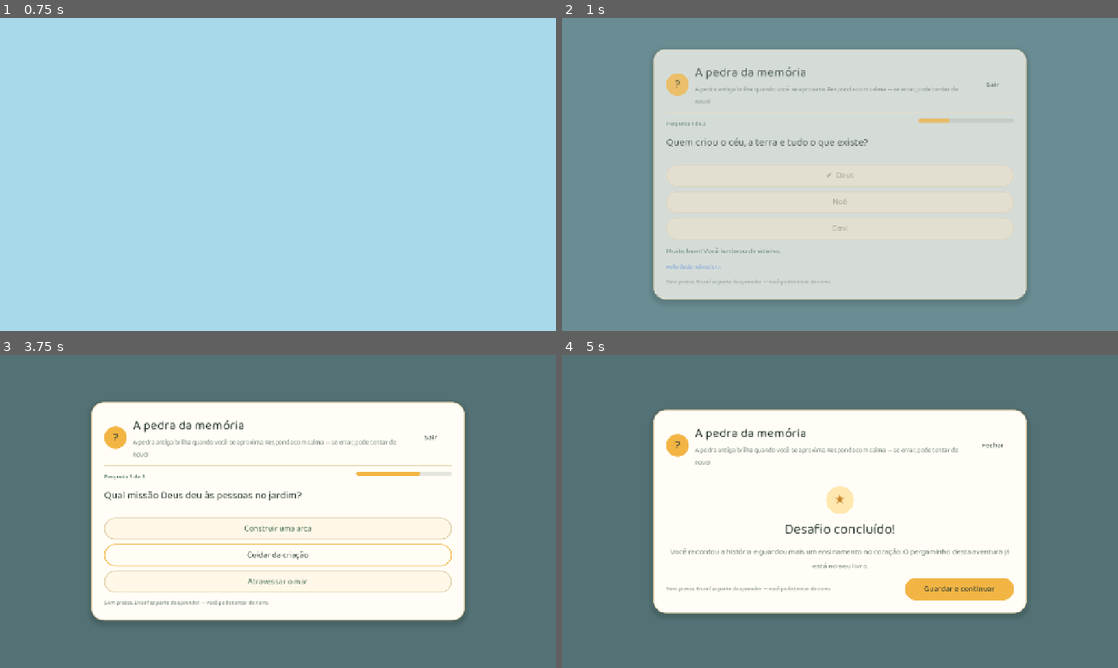
Above: before the commit, frames 1-4 (two rows, left to right).
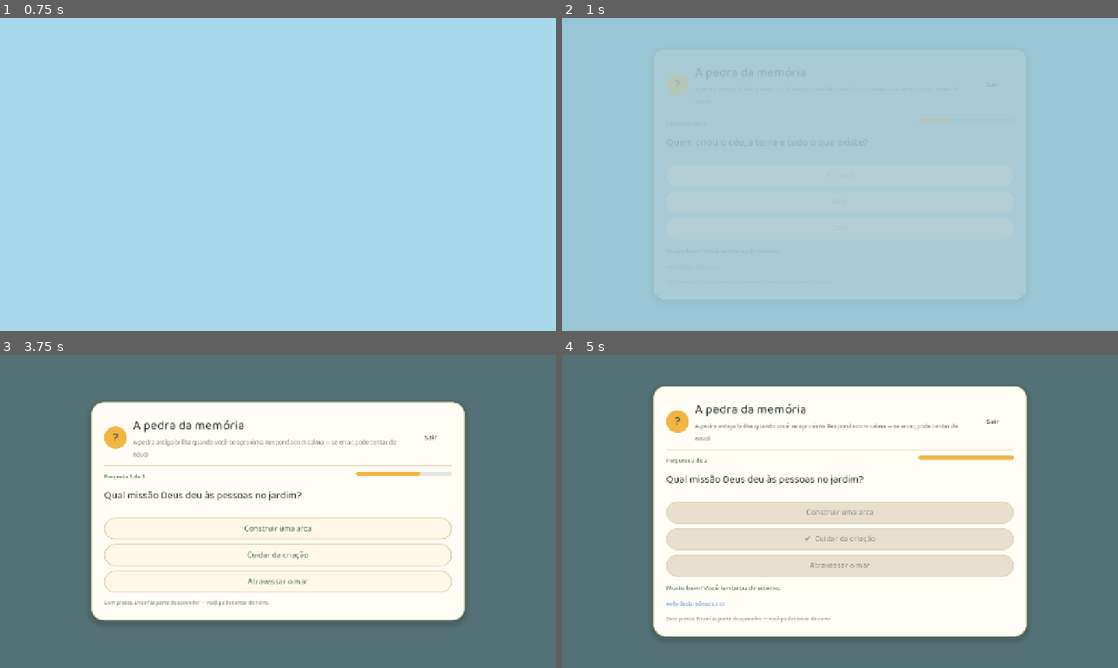
Above: after the commit, the same moments.

Repository: mateuscpa2026/aventuras-biblicas-jornada-da-fe
Game: Godot game, scene res://tests/smoke_test.tscn
Same seed, same stepped clock (60 frames per second), same inputs: the game is played once before the commit and once after it. This scene is started directly instead of the project's main scene. Sound files missing from this copy of the repository are replaced by a short silence.
Inputs (mouse positions are in pixels of both pictures, inside the frame that each line leads up to):
- Up to frame 1 (0.75 s): tap Enter (ui_accept) at 0.5 s; move the mouse to (400, 158) at 0.52 s; hold D (move_right) from 0.53 s (still down); hold E (interact) from 0.53 s (still down); click (400, 158) at 0.67 s
- Up to frame 2 (1 s): keep holding D (move_right); keep holding E (interact); tap Space (jump) at 0.77 s
- Up to frame 3 (3.75 s): tap Space (jump) at 1.07, 1.52, 1.82, 3.02, 3.32 s; move the mouse to (166, 527) at 1.27 s; release D (move_right) at 1.28 s; release E (interact) at 1.28 s; hold S (move_back) 1.28-2.03 s; tap Shift (run) at 1.35 s; tap Enter (ui_accept) at 2, 2.75, 3.5 s; move the mouse to (333, 442) at 2.02 s; hold D (move_right) 2.03-2.78 s; click (333, 442) at 2.1 s; move the mouse to (250, 574) at 2.77 s; hold W (move_forward) 2.78-3.53 s; tap E (interact) at 2.85 s; click (250, 574) at 2.92 s; move the mouse to (444, 558) at 3.52 s; hold A (move_left) from 3.53 s (still down); hold Shift (run) from 3.53 s (still down)
- Up to frame 4 (5 s): keep holding A (move_left); tap Space (jump) at 3.77, 4.07, 4.52, 4.82 s; tap Enter (ui_accept) at 4.25 s; move the mouse to (673, 464) at 4.27 s; release Shift (run) at 4.28 s; click (673, 464) at 4.35 s

Frame 1 is identical in both runs. In frame 2, 100% of the frame differs, in the area x 0-100%, y 0-100%; in frame 3, 0.5%; in frame 4, 29%.

Commit message:
Tela de conclusão cabe na janela e o jogador não atravessa cenário
O cartão de capítulo concluído virou área rolável com altura limitada: em
1280x720 ele mede 582-610 px e os dois botões do rodapé ficam visíveis.
Arbustos ganharam colisor cilíndrico e cada montanha um corpo estático, então
matos, pedras e morros bloqueiam o personagem como árvores já bloqueavam.

Diff:
--- a/scripts/ui/chapter_complete.gd
+++ b/scripts/ui/chapter_complete.gd
@@ -17,6 +17,8 @@
 var _reward_title: Label
 var _reward_text: Label
 var _next_button: Button
+var _card: PanelContainer
+var _scroll: ScrollContainer
 var _open := false
 
 func _ready() -> void:
@@ -25,31 +27,35 @@
 	mouse_filter = Control.MOUSE_FILTER_STOP
 	process_mode = Node.PROCESS_MODE_ALWAYS
 	_build()
+	get_viewport().size_changed.connect(_fit)
 
 func _build() -> void:
 	UIKit.dim(self)
 	var center := CenterContainer.new()
 	UIKit.full_rect(center)
 	add_child(center)
-	var card := UIKit.panel(UIKit.CARD, 28, 30, Color("#e0cfa8"))
-	card.custom_minimum_size = Vector2(760, 0)
-	center.add_child(card)
-	var box := UIKit.vbox(11)
-	card.add_child(box)
+	_scroll = ScrollContainer.new()
+	_scroll.horizontal_scroll_mode = ScrollContainer.SCROLL_MODE_DISABLED
+	center.add_child(_scroll)
+	_card = UIKit.panel(UIKit.CARD, 24, 22, Color("#e0cfa8"))
+	_card.custom_minimum_size = Vector2(720, 0)
+	_scroll.add_child(_card)
+	var box := UIKit.vbox(9)
+	_card.add_child(box)
 
 	var top_row := UIKit.hbox(10)
 	var badge := UIKit.badge("CAPÍTULO CONCLUÍDO", Color("#dcefdc"), Color("#2f5c3b"), 13)
 	top_row.add_child(badge)
 	_badge_label = badge.get_child(0) as Label
 	top_row.add_child(UIKit.stretch_spacer())
-	var stars := UIKit.label("✦  ✦  ✦", 20, UIKit.AMBER, 700)
+	var stars := UIKit.label("✦  ✦  ✦", 18, UIKit.AMBER, 700)
 	top_row.add_child(stars)
 	box.add_child(top_row)
 
-	_title = UIKit.label("", 38, UIKit.INK, 700, true)
+	_title = UIKit.label("", 32, UIKit.INK, 700, true)
 	_title.horizontal_alignment = HORIZONTAL_ALIGNMENT_CENTER
 	box.add_child(_title)
-	_subtitle = UIKit.label("", 16, UIKit.MUTED, 500, true)
+	_subtitle = UIKit.label("", 15, UIKit.MUTED, 500, true)
 	_subtitle.horizontal_alignment = HORIZONTAL_ALIGNMENT_CENTER
 	box.add_child(_subtitle)
 	box.add_child(UIKit.divider(Color("#eadcbd"), 2))
@@ -66,21 +72,22 @@
 	stats.add_child(world_box)
 	box.add_child(stats)
 
-	var learn := UIKit.panel(UIKit.PAPER, 18, 14)
-	var learn_box := UIKit.vbox(3)
+	var learn := UIKit.panel(UIKit.PAPER, 16, 12)
+	var learn_box := UIKit.vbox(2)
 	learn_box.add_child(UIKit.label("O QUE APRENDEMOS", 12, UIKit.AMBER_DEEP, 700))
-	_teaching = UIKit.label("", 17, UIKit.INK, 500, true)
+	_teaching = UIKit.label("", 16, UIKit.INK, 500, true)
 	learn_box.add_child(_teaching)
 	learn.add_child(learn_box)
 	box.add_child(learn)
 
-	var verse_card := UIKit.panel(Color("#f4f7e6"), 18, 14, Color("#dbe4c4"))
+	var verse_card := UIKit.panel(Color("#f4f7e6"), 16, 12, Color("#dbe4c4"))
 	var verse_row := UIKit.hbox(12)
-	var quote := UIKit.label("❝", 28, UIKit.GREEN_LIGHT, 700)
+	var quote := UIKit.label("❝", 26, UIKit.GREEN_LIGHT, 700)
 	quote.vertical_alignment = VERTICAL_ALIGNMENT_TOP
 	verse_row.add_child(quote)
 	var verse_box := UIKit.vbox(2)
-	_verse = UIKit.label("", 17, UIKit.INK, 500, true)
+	verse_box.size_flags_horizontal = Control.SIZE_EXPAND_FILL
+	_verse = UIKit.label("", 16, UIKit.INK, 500, true)
 	verse_box.add_child(_verse)
 	_verse_ref = UIKit.label("", 12, UIKit.MUTED, 600)
 	verse_box.add_child(_verse_ref)
@@ -88,12 +95,13 @@
 	verse_card.add_child(verse_row)
 	box.add_child(verse_card)
 
-	var reward := UIKit.panel(Color("#fff3d6"), 18, 12, Color("#f0dcaa"))
+	var reward := UIKit.panel(Color("#fff3d6"), 16, 10, Color("#f0dcaa"))
 	var reward_row := UIKit.hbox(12)
-	reward_row.add_child(UIKit.icon_circle("★", UIKit.AMBER, UIKit.INK, 40, 19))
+	reward_row.add_child(UIKit.icon_circle("★", UIKit.AMBER, UIKit.INK, 36, 17))
 	var reward_box := UIKit.vbox(1)
+	reward_box.size_flags_horizontal = Control.SIZE_EXPAND_FILL
 	_reward_title = UIKit.label("NOVA JORNADA DESBLOQUEADA", 11, UIKit.AMBER_DEEP, 700)
-	_reward_text = UIKit.label("", 16, UIKit.INK, 600, true)
+	_reward_text = UIKit.label("", 15, UIKit.INK, 600, true)
 	reward_box.add_child(_reward_title)
 	reward_box.add_child(_reward_text)
 	reward_row.add_child(reward_box)
@@ -101,22 +109,29 @@
 	box.add_child(reward)
 
 	var footer := UIKit.hbox(12)
-	var menu_button := UIKit.button("Mapa dos capítulos", "soft", 17)
-	menu_button.custom_minimum_size = Vector2(0, 48)
+	var menu_button := UIKit.button("Mapa dos capítulos", "soft", 16)
+	menu_button.custom_minimum_size = Vector2(0, 46)
 	menu_button.pressed.connect(_on_menu)
 	footer.add_child(menu_button)
-	_next_button = UIKit.button("Continuar jornada", "primary", 19)
-	_next_button.custom_minimum_size = Vector2(0, 48)
+	_next_button = UIKit.button("Continuar jornada", "primary", 18)
+	_next_button.custom_minimum_size = Vector2(0, 46)
 	_next_button.pressed.connect(_on_next)
 	footer.add_child(_next_button)
 	box.add_child(footer)
+	_fit()
+
+## Cartão maior que a janela vira área rolável; assim os botões nunca somem.
+func _fit() -> void:
+	var wanted := _card.get_combined_minimum_size().y
+	var limit := get_viewport_rect().size.y - 36.0
+	_scroll.custom_minimum_size = Vector2(0.0, minf(wanted, maxf(limit, 240.0)))
 
 func _stat_box(value: String, label_text: String, color: Color) -> PanelContainer:
-	var panel := UIKit.panel(UIKit.CREAM, 16, 10, Color("#eadcbd"))
-	panel.custom_minimum_size = Vector2(180, 0)
+	var panel := UIKit.panel(UIKit.CREAM, 14, 8, Color("#eadcbd"))
+	panel.custom_minimum_size = Vector2(168, 0)
 	var box := UIKit.vbox(0)
 	box.alignment = BoxContainer.ALIGNMENT_CENTER
-	var value_label := UIKit.label(value, 22, color, 700)
+	var value_label := UIKit.label(value, 20, color, 700)
 	value_label.horizontal_alignment = HORIZONTAL_ALIGNMENT_CENTER
 	box.add_child(value_label)
 	var text_label := UIKit.label(label_text, 11, UIKit.MUTED, 600)
@@ -151,6 +166,8 @@
 		_reward_title.text = "NOVA JORNADA DESBLOQUEADA"
 		_reward_text.text = "%s  ·  %s" % [str(next.get("title", "")), str(next.get("subtitle", ""))]
 		_next_button.text = "Continuar jornada"
+	_scroll.scroll_vertical = 0
+	call_deferred("_fit")
 	modulate.a = 0.0
 	var tween := create_tween()
 	tween.set_pause_mode(Tween.TWEEN_PAUSE_PROCESS)
--- a/scripts/worlds/env_builder.gd
+++ b/scripts/worlds/env_builder.gd
@@ -97,6 +97,16 @@
 		var sz := randf_range(10.0, 20.0)
 		Props.part(hill, Props.sphere_mesh(1.0, 10, 5), Props.mat(base_color.lightened(randf_range(-0.05, 0.08)), 1.0),
 			Vector3.ZERO, Vector3(0, randf_range(0, 360), 0), Vector3(sx, sy, sz))
+		var body := StaticBody3D.new()
+		body.collision_layer = 1
+		body.collision_mask = 0
+		var shape_node := CollisionShape3D.new()
+		var cylinder := CylinderShape3D.new()
+		cylinder.radius = minf(sx, sz) * 0.85
+		cylinder.height = sy * 1.9
+		shape_node.shape = cylinder
+		body.add_child(shape_node)
+		hill.add_child(body)
 		shadows_off(hill)
 		root.add_child(hill)
 
--- a/scripts/worlds/props.gd
+++ b/scripts/worlds/props.gd
@@ -560,6 +560,7 @@
 	add_merged(root, base, leaf_mat(color), "Bush")
 	add_merged(root, light, leaf_mat(color.lightened(0.12)), "BushLight")
 	add_merged(root, berries, mat(Color("#b85f45"), 0.55, 0.1), "Berries")
+	collider_cylinder(root, 0.52, 0.85, Vector3(0, 0.42, 0))
 	root.scale = Vector3.ONE * scale_factor
 	no_shadows(root)
 	return root
--- a/tests/smoke_test.gd
+++ b/tests/smoke_test.gd
@@ -17,6 +17,7 @@
 	await _test_player_looks()
 	await _test_story_cast()
 	await _test_intro_overlay()
+	await _test_chapter_complete()
 	await _test_camera_look()
 	await _test_toast_layer()
 	await _test_quiz_dialog()
@@ -414,6 +415,52 @@
 	overlay.queue_free()
 	await get_tree().process_frame
 
+# ------------------------------------------------------------------ conclusão do capítulo
+
+func _test_chapter_complete() -> void:
+	print("[test] --- conclusão do capítulo ---")
+	var screen := ChapterCompleteScreen.new()
+	add_child(screen)
+	await get_tree().process_frame
+	expect(not screen.visible, "tela de conclusão começa escondida")
+
+	var viewport_height := screen.get_viewport_rect().size.y
+	var signals: Array[String] = []
+	screen.next_requested.connect(func() -> void: signals.append("next"))
+	screen.menu_requested.connect(func() -> void: signals.append("menu"))
+
+	screen.show_chapter(Game.get_chapter("eden"))
+	await get_tree().process_frame
+	await get_tree().process_frame
+	expect(screen.visible, "tela de conclusão aparece ao concluir o capítulo")
+	var card_height := screen._card.get_combined_minimum_size().y
+	expect(card_height <= viewport_height - 16.0,
+		"cartão de conclusão cabe na tela de 720p (%.0f de %.0f px)" % [card_height, viewport_height])
+	expect(not screen._scroll.get_v_scroll_bar().visible, "cartão cabe sem precisar rolar")
+	var buttons := screen.find_children("*", "Button", true, false)
+	expect(buttons.size() == 2, "tela de conclusão tem dois botões no rodapé")
+	var inside := true
+	for button in buttons:
+		var bottom: float = (button as Button).get_global_rect().end.y
+		if bottom > viewport_height:
+			inside = false
+	expect(inside, "os dois botões aparecem inteiros dentro da tela")
+	expect(screen._next_button.text == "Continuar jornada", "botão aponta para o próximo capítulo")
+	screen._on_next()
+	expect(signals == ["next"], "botão continuar pede o próximo capítulo")
+
+	screen.show_chapter(Game.get_chapter("jesus"))
+	await get_tree().process_frame
+	await get_tree().process_frame
+	expect(screen.visible, "tela de conclusão reabre no último capítulo")
+	expect(screen._next_button.text == "Voltar ao início", "último capítulo volta ao início")
+	expect(screen._card.get_combined_minimum_size().y <= viewport_height - 16.0,
+		"último capítulo também cabe na tela (%.0f px)" % screen._card.get_combined_minimum_size().y)
+	screen._on_menu()
+	expect(signals == ["next", "menu"], "botão do mapa pede a lista de capítulos")
+	screen.queue_free()
+	await get_tree().process_frame
+
 # ------------------------------------------------------------------ câmera
 
 func _push_mouse_motion(relative: Vector2) -> void:
--- a/tests/world_test.gd
+++ b/tests/world_test.gd
@@ -92,6 +92,43 @@
 func _json(path: String):
 	return JSON.parse_string(FileAccess.get_file_as_string(path))
 
+func _count_bodies_under(root: Node, marker: String) -> int:
+	var total := 0
+	var stack: Array[Node] = [root]
+	while not stack.is_empty():
+		var node: Node = stack.pop_back()
+		var parent := node.get_parent()
+		if node is StaticBody3D and parent != null and parent.get_node_or_null(marker) != null:
+			total += 1
+		stack.append_array(node.get_children())
+	return total
+
+func _count_hill_bodies(root: Node) -> int:
+	var total := 0
+	var stack: Array[Node] = [root]
+	while not stack.is_empty():
+		var node: Node = stack.pop_back()
+		var parent := node.get_parent()
+		if node is StaticBody3D and parent != null and str(parent.name).begins_with("Hill"):
+			total += 1
+		stack.append_array(node.get_children())
+	return total
+
+func _first_bush(root: Node) -> Node3D:
+	var stack: Array[Node] = [root]
+	while not stack.is_empty():
+		var node: Node = stack.pop_back()
+		if node is Node3D and node.get_node_or_null("BushLight") != null:
+			return node
+		stack.append_array(node.get_children())
+	return null
+
+func _bush_body(bush: Node) -> StaticBody3D:
+	for child in bush.get_children():
+		if child is StaticBody3D:
+			return child
+	return null
+
 func _final_mission_id(world_id: String) -> String:
 	var missions = _json("res://data/missions/%s.json" % world_id)
 	if typeof(missions) != TYPE_ARRAY:
@@ -135,6 +172,21 @@
 		await _wait(1.4)
 		expect(player.is_on_floor(), "%s: jogador cai e pousa no chão" % world_id)
 		expect(player.global_position.y < start.y + 1.6, "%s: jogador não atravessa o cenário" % world_id)
+
+	var bush_bodies := _count_bodies_under(world, "BushLight")
+	expect(bush_bodies >= 6, "%s: arbustos têm colisores sólidos (%d)" % [world_id, bush_bodies])
+	var hill_bodies := _count_hill_bodies(world)
+	expect(hill_bodies >= 12, "%s: montanhas têm colisores sólidos (%d)" % [world_id, hill_bodies])
+	var bush := _first_bush(world)
+	expect(bush != null, "%s: cena tem vegetação para testar" % world_id)
+	if bush != null:
+		await get_tree().physics_frame
+		var from: Vector3 = bush.global_position + Vector3(0, 2.0, 0)
+		var to: Vector3 = bush.global_position + Vector3(0, -1.0, 0)
+		var hit := get_viewport().world_3d.direct_space_state.intersect_ray(
+			PhysicsRayQueryParameters3D.create(from, to))
+		expect(not hit.is_empty() and hit["collider"] == _bush_body(bush),
+			"%s: raio para cima do arbusto bate no colisor dele" % world_id)
 
 	var interactables := _find(world, "interactable")
 	expect(interactables.size() >= 6, "%s: cena tem objetos interativos (%d)" % [world_id, interactables.size()])
Not shown, changed: docs/TESTES.md
